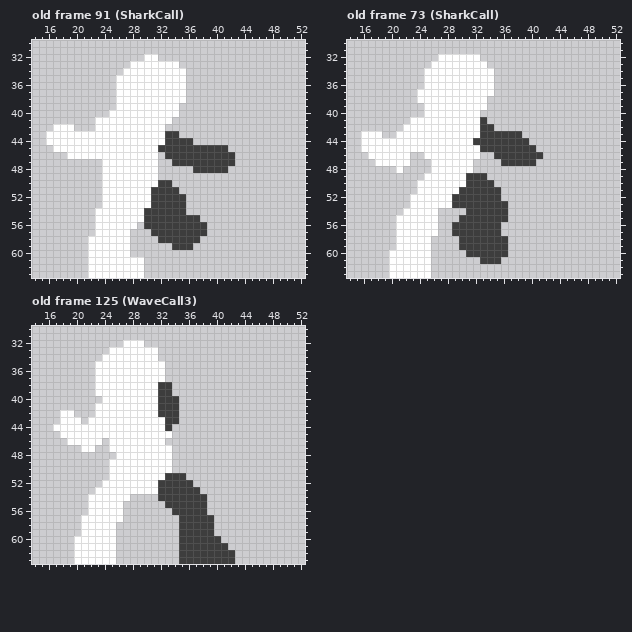
Edited in one commit: pixel-art file (src/Unity/Fighters/Assets/Art/Sprites/Animations/blackhand.aseprite). The picture above was drawn from the file before the commit.
64x64 pixels, 151 frames. Shown: old frame 91 (SharkCall): x 14..52, y 30..63; old frame 73 (SharkCall): x 14..52, y 30..63; old frame 125 (WaveCall3): x 14..52, y 30..63. The commit also changed other frames, which this record leaves out.
After the commit:
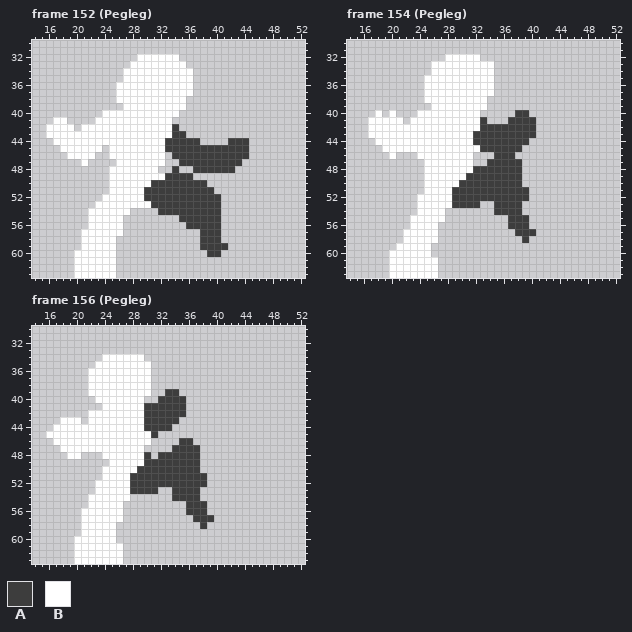
Palette (. is transparent): A #3d3d3d  B #ffffff
A new or re-ordered frame is compared with the old frame closest to it.
From old to new:
frames 151 -> 171
Changed rows in their new state; - is an unchanged pixel.
Frame 152 (Pegleg) is new; against old frame 91 (SharkCall), layer "Layer 1":
first column x 16:
32 -------------B--BBB----------
33 -------------------B---------
34 --------------------B--------
35 ----------.---------B--------
36 --------------------B--------
37 --------------------B--------
39 ----------.--------B---------
40 --------B--------------------
41 -BB--------------------------
42 B----BB----------BA----------
43 -----------------B-A---------
44 .--------------------A----AAA
45 -.------.-------B---------AAA
46 -------..-------B.---------AA
47 -----B--..------B-.--------A-
48 --------.---------A-------A--
49 --------.-------BAAAA--------
50 --------.------A--AAAAA------
51 --------.-----A----AAAAA-----
52 --------------A-----AAAAA----
53 -------B------------AAAAA----
54 ------B-----....----AAAAA----
55 ------B----........---AAA----
56 ------B----..-......---AA----
57 -----BB----.---.......-AA----
58 -----B----..----......AAA----
59 -----B----..------...-AAAA---
60 ----BB----..-----------AA----
61 ----BB----....---------------
62 ----BB----....---------------
63 ----BB----....---------------
Frame 154 (Pegleg) is new; against old frame 73 (SharkCall), layer "Layer 1":
first column x 16:
32 -----------.--------------
33 ------------------B-------
34 ---------.----------------
37 --------.-----------------
38 --------.-----------------
39 ---------.----------------
40 --B-B---B-------------AA--
41 -BBBBB---------------AAAA-
42 -BBBBB-------------AAAAAA-
43 .--BB-----------A------AA-
44 ..------------------------
45 ...--------------------..-
46 -...-..-B-------.-----....
47 --.....--B--------AA---..-
48 -----.---B------AAAAAAA---
49 ------------------AAAAA---
50 --------.-----A----AAAA---
51 --------.----A------AAAA--
52 -------.------------AAAA--
53 -------.---------..--AA---
54 ------..---B---....--AA---
55 -----..----B--.......AAA--
56 -----..------.......-AAA--
57 -----.-------.......--AAA-
58 -----.----B---.......--A--
59 --------------.......-----
60 ---------------......-----
61 ----------B------...------
62 ----------B---------------
63 ----------B---------------
Frame 156 (Pegleg) is new; against old frame 125 (WaveCall3), layer "Layer 1":
first column x 16:
32 -----------...-------------
33 ---------.......-----------
34 --------------..-----------
35 ---------------..----------
36 ------B--------..----------
37 ------B--------..----------
38 ------B--------...---------
39 ------B--------..-A--------
40 -------B------..---A-------
41 -------.------AA---A-------
42 --..--B-------AA---A-------
43 --------------AAA----------
44 --------------AAA----------
45 BB-------------A..---------
46 -BB-----B------..--AA------
47 --BBB--BB-----....AAAA-----
48 ---BB---BB----A.AAAAAA-----
49 --------------AAAAAAAA-----
50 --------B----AAAAAAAAA-----
51 --------B---AAAAA---AAA----
52 -------B----AAAA-----AA----
53 ------------AAAA..---------
54 ----------------..----.----
55 -----------------...-------
56 -----B------------..-------
57 -------------------..------
58 -------------------...-.---
59 -------------------.....---
60 -------------------......--
61 ----------B--------.......-
62 ----------B--------........
63 ----------B--------........
Where, in picture pixels (left, top, right, bottom), the same in both pictures:
changed: (46, 54, 249, 278)
changed: (361, 54, 543, 278)
changed: (46, 340, 235, 564)
